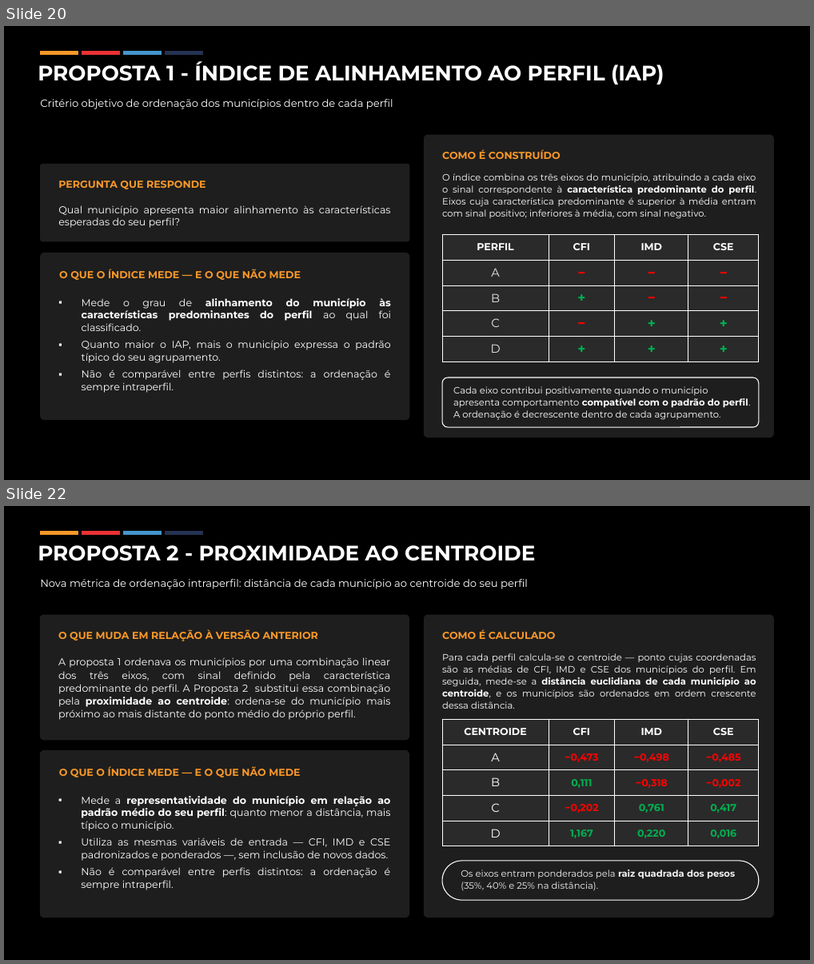
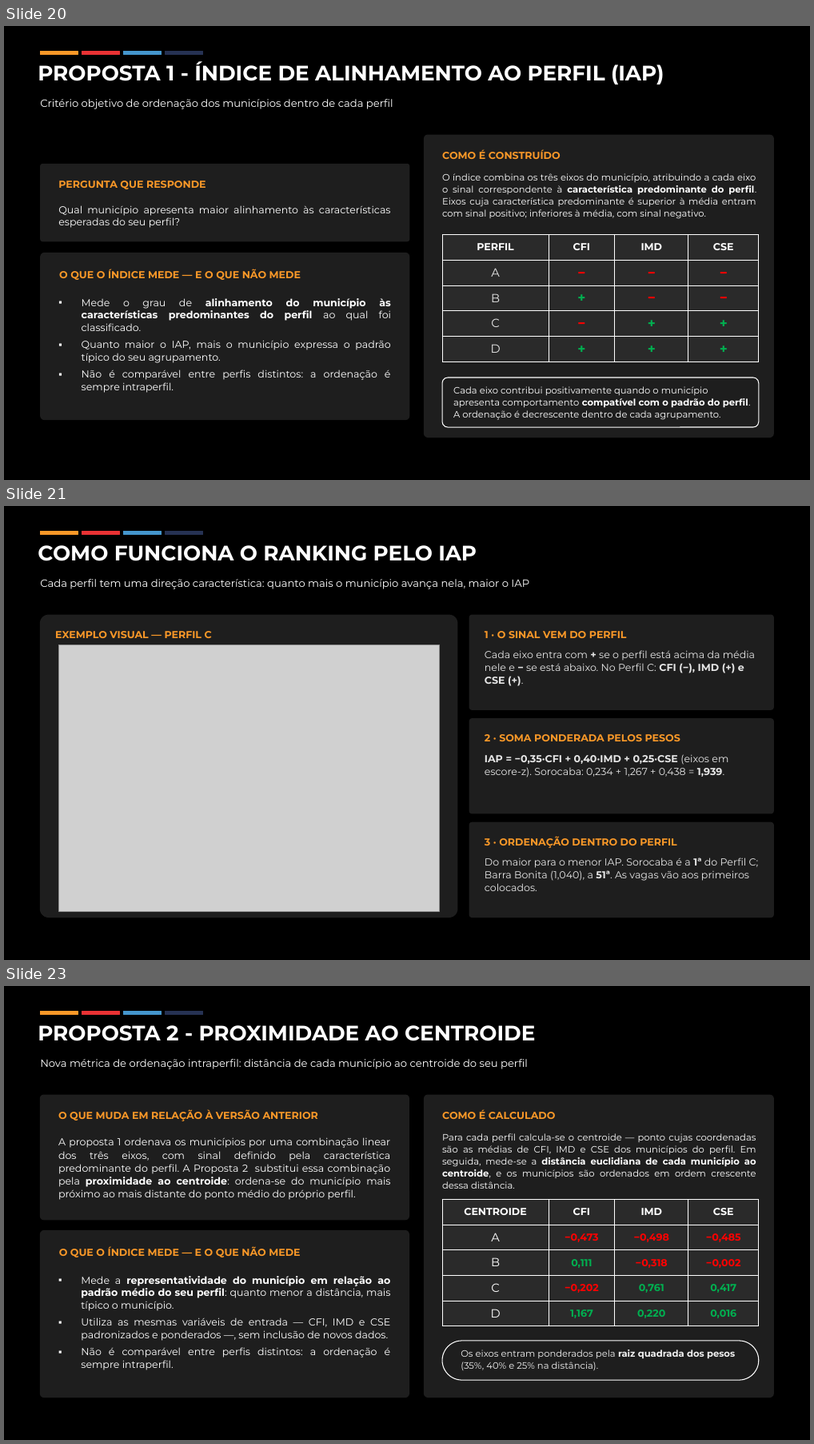
Before and after one commit to aryanecavalcantefranca/projeto-oportunidades, a slide deck: metodologia_cidades_inteligentes/apresentacao/Metodologia_Selecao_Municipios_Cidades_Inteligentes_raiz_peso.pptx. Shown one above the other, each under a label of ours: slides 20 and 22 before the commit, slides 20, 21 and 23 after it; the slides between them are not shown. The pictures are 814x964 and 814x1444 pixels, drawn with LibreOffice and Linux fonts; fonts in the diff are those of the drawing; grey boxes stand for pictures. Boxes give left, top, right and bottom in pixels: in the first picture for what was removed or moved away, otherwise in the second. Text is boxed around its words. In the diff, an @@ line names an element or a change of style, - is before the commit and + after.

```diff
--- a/metodologia_cidades_inteligentes/apresentacao/Metodologia_Selecao_Municipios_Cidades_Inteligentes_raiz_peso.pptx
+++ b/metodologia_cidades_inteligentes/apresentacao/Metodologia_Selecao_Municipios_Cidades_Inteligentes_raiz_peso.pptx
@@ slide 21 added at box(4, 506, 810, 960), background #000000 @@
@@ text added at box(38, 545, 477, 561), 25 pt, text #FFFFFF, bold @@
+COMO FUNCIONA O RANKING PELO IAP
@@ rectangle added at box(40, 532, 78, 535), fill #F99828, outline #F99828 1 pt @@
@@ rectangle added at box(82, 532, 119, 535), fill #EA3234, outline #EA3234 1 pt @@
@@ rectangle added at box(124, 532, 162, 535), fill #4496CD, outline #4496CD 1 pt @@
@@ rectangle added at box(166, 532, 203, 535), fill #263253, outline #263253 1 pt @@
@@ text added at box(40, 579, 530, 589), 12.5 pt, text #FFFFFF @@
+Cada perfil tem uma direção característica: quanto mais o município avança nela, maior o IAP
@@ rounded rectangle added at box(40, 615, 458, 916), fill #1E1E1E, outline #1E1E1E 1 pt @@
@@ rounded rectangle added at box(470, 615, 774, 709), fill #1E1E1E, outline #1E1E1E 1 pt @@
@@ text added at box(55, 631, 212, 638), 12 pt, text #F99828, bold @@
+EXEMPLO VISUAL — PERFIL C
@@ picture added at box(58, 645, 439, 911) @@
@@ text added at box(485, 631, 627, 638), 12 pt, text #F99828, bold @@
+1 · O SINAL VEM DO PERFIL
@@ text added at box(485, 650, 755, 684), 12 pt, text #E6E6E6 @@
+Cada eixo entra com + se o perfil está acima da média nele e − se está abaixo. No Perfil C: CFI (−), IMD (+) e CSE (+).
@@ rounded rectangle added at box(470, 718, 774, 812), fill #1E1E1E, outline #1E1E1E 1 pt @@
@@ text added at box(485, 734, 681, 741), 12 pt, text #F99828, bold @@
+2 · SOMA PONDERADA PELOS PESOS
@@ text added at box(485, 754, 729, 776), 12 pt, text #E6E6E6 @@
+IAP = −0,35·CFI + 0,40·IMD + 0,25·CSE (eixos em escore-z). Sorocaba: 0,234 + 1,267 + 0,438 = 1,939.
@@ rounded rectangle added at box(470, 822, 774, 916), fill #1E1E1E, outline #1E1E1E 1 pt @@
@@ text added at box(485, 836, 678, 848), 12 pt, text #F99828, bold @@
+3 · ORDENAÇÃO DENTRO DO PERFIL
@@ text added at box(485, 857, 759, 891), 12 pt, text #E6E6E6 @@
+Do maior para o menor IAP. Sorocaba é a 1ª do Perfil C; Barra Bonita (1,040), a 51ª. As vagas vão aos primeiros colocados.
@@ what was slide 22 is now slide 23 @@
```
Also in this commit, not shown: 8 slides changed, 1 other slide added, 3 other files.
